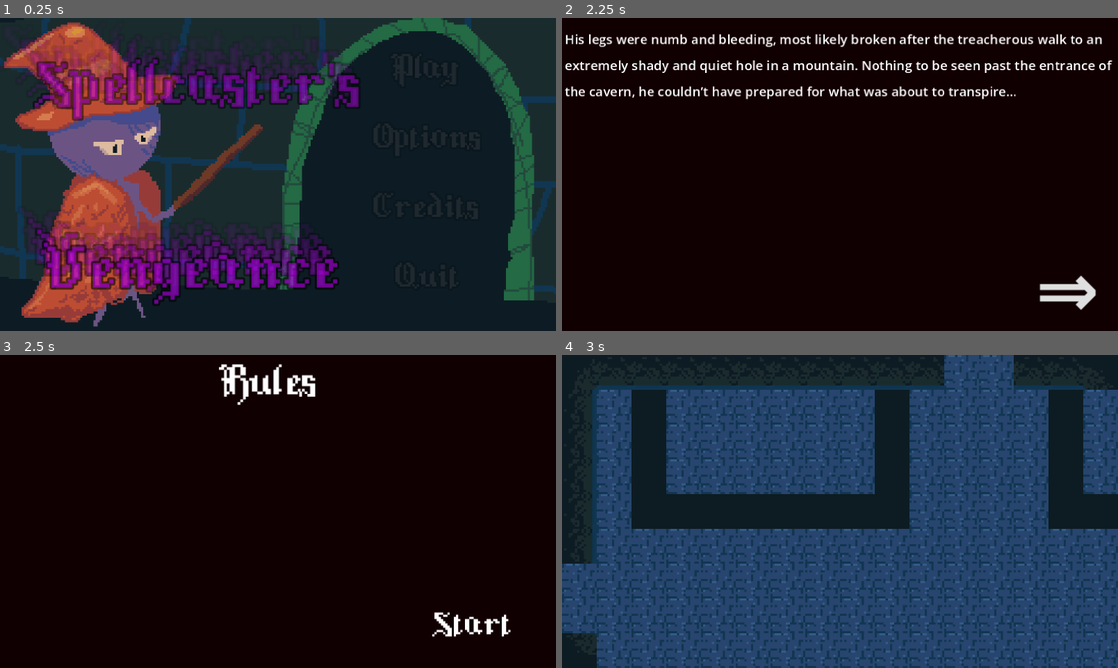
Above: before the commit, frames 1-4 (two rows, left to right).
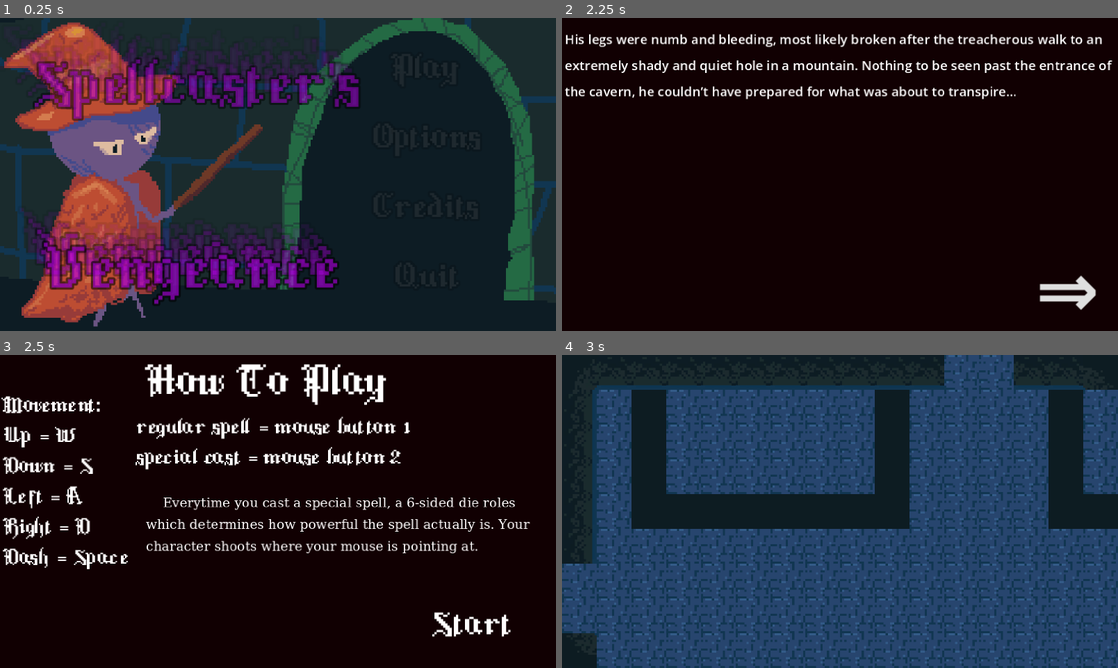
Above: after the commit, the same moments.

Repository: KatLuvsYa3/SELUGameJam26_Godot_Bros
Game: Godot game, scene res://main_scenes/Main_Menu/titlecreennew.tscn
The game is run twice, just before and just after one commit, with the same random seed, the same clock (stepped at 60 frames per second) and the same inputs.
Inputs (mouse positions are in pixels of both pictures, inside the frame that each line leads up to):
- Up to frame 1 (0.25 s): no input
- Up to frame 2 (2.25 s): click "Play" at 0.5 s; click "⇒" at 1.25 s; tap Enter at 2 s; move the mouse to (962, 158) at 2.02 s; hold Right (ui_right) from 2.03 s (still down); hold K from 2.03 s (still down); click (962, 158) at 2.17 s
- Up to frame 3 (2.5 s): keep holding Right (ui_right); keep holding K; tap Space at 2.27 s
- Up to frame 4 (3 s): release Right (ui_right) at 2.75 s; release K at 2.75 s; click "Start" at 2.75 s

Frames 1-2 are identical in both runs. In frame 3, 9.0% of the frame differs, in the area x 0-96%, y 2-69%; in frame 4, nothing differs.
Error in both runs: Invalid access to property or key 'audio_controller' on a base object of type 'previously freed'. (res://main_scenes/Battle_Levels/Hard_Rolls/roll_1.gd:14)

Commit message:
how to play updated.

Diff:
--- a/main_scenes/Main_Menu/HowToPlay.tscn
+++ b/main_scenes/Main_Menu/HowToPlay.tscn
@@ -6,6 +6,27 @@
 [sub_resource type="ShaderMaterial" id="ShaderMaterial_e1okw"]
 
 [sub_resource type="CanvasTexture" id="CanvasTexture_lrf63"]
+
+[sub_resource type="FontFile" id="FontFile_b136p"]
+cache/0/variation_coordinates = {}
+cache/0/face_index = 0
+cache/0/embolden = 0.0
+cache/0/transform = Transform2D(1, 0, 0, 1, 0, 0)
+cache/0/spacing_top = 0
+cache/0/spacing_bottom = 0
+cache/0/spacing_space = 0
+cache/0/spacing_glyph = 0
+cache/0/baseline_offset = 0.0
+cache/0/16/0/ascent = 0.0
+cache/0/16/0/descent = 0.0
+cache/0/16/0/underline_position = 0.0
+cache/0/16/0/underline_thickness = 0.0
+cache/0/16/0/scale = 1.0
+cache/0/6/0/ascent = 0.0
+cache/0/6/0/descent = 0.0
+cache/0/6/0/underline_position = 0.0
+cache/0/6/0/underline_thickness = 0.0
+cache/0/6/0/scale = 1.0
 
 [node name="Node2D" type="Node2D" unique_id=2049887063]
 script = ExtResource("1_nlafn")
@@ -20,6 +41,16 @@
 mouse_filter = 2
 texture = SubResource("CanvasTexture_lrf63")
 
+[node name="Label4" type="Label" parent="." unique_id=69048405]
+offset_left = 67.0
+offset_top = 65.0
+offset_right = 253.0
+offset_bottom = 98.0
+theme_override_fonts/font = SubResource("FontFile_b136p")
+theme_override_font_sizes/font_size = 6
+text = "    Everytime you cast a special spell, a 6-sided die roles which determines how powerful the spell actually is. Your character shoots where your mouse is pointing at."
+autowrap_mode = 2
+
 [node name="StartButton" type="Button" parent="." unique_id=847825491]
 offset_left = 183.0
 offset_top = 109.0
@@ -31,18 +62,34 @@
 flat = true
 
 [node name="Label" type="Label" parent="." unique_id=1063230635]
-offset_left = 102.0
+offset_left = 68.0
 offset_top = 3.0
-offset_right = 147.0
+offset_right = 179.0
 offset_bottom = 26.0
 theme_override_fonts/font = ExtResource("2_d3pco")
 theme_override_font_sizes/font_size = 20
-text = "Rules"
+text = "How To Play"
 
 [node name="Label2" type="Label" parent="." unique_id=1498233081]
-offset_left = 65.0
-offset_top = 31.0
-offset_right = 105.0
-offset_bottom = 54.0
+offset_left = 2.0
+offset_top = 18.0
+offset_right = 59.0
+offset_bottom = 99.0
 theme_override_fonts/font = ExtResource("2_d3pco")
 theme_override_font_sizes/font_size = 10
+text = "Movement:
+Up = W
+Down = S
+Left = A
+Right = D
+Dash = Space"
+
+[node name="Label3" type="Label" parent="." unique_id=1832232523]
+offset_left = 63.0
+offset_top = 28.0
+offset_right = 190.0
+offset_bottom = 53.0
+theme_override_fonts/font = ExtResource("2_d3pco")
+theme_override_font_sizes/font_size = 10
+text = "regular spell = mouse button 1
+special cast = mouse button 2"
